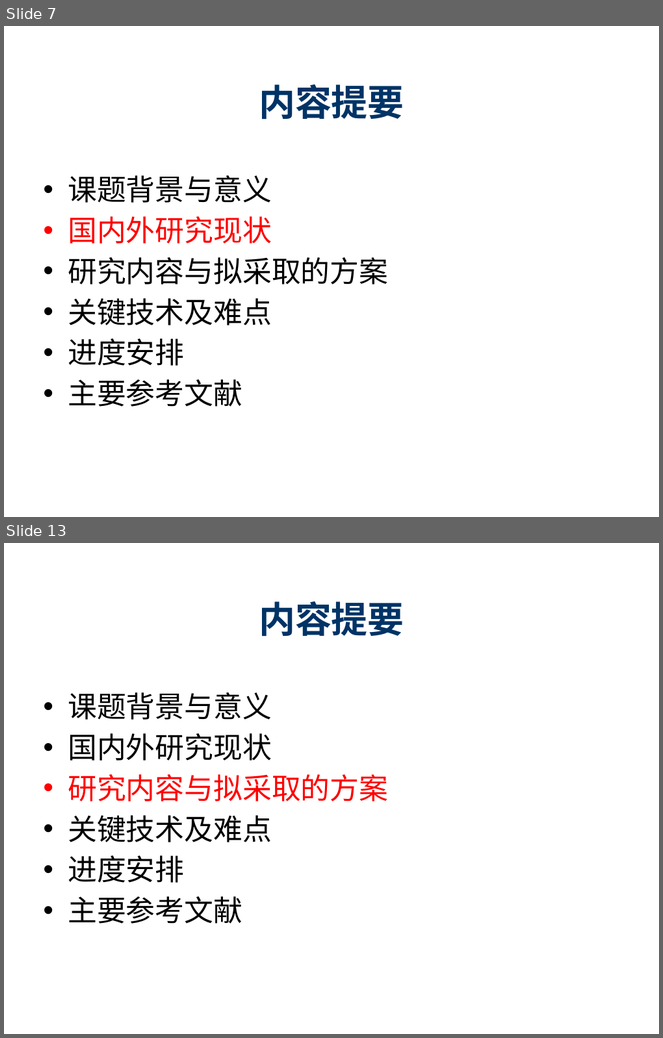
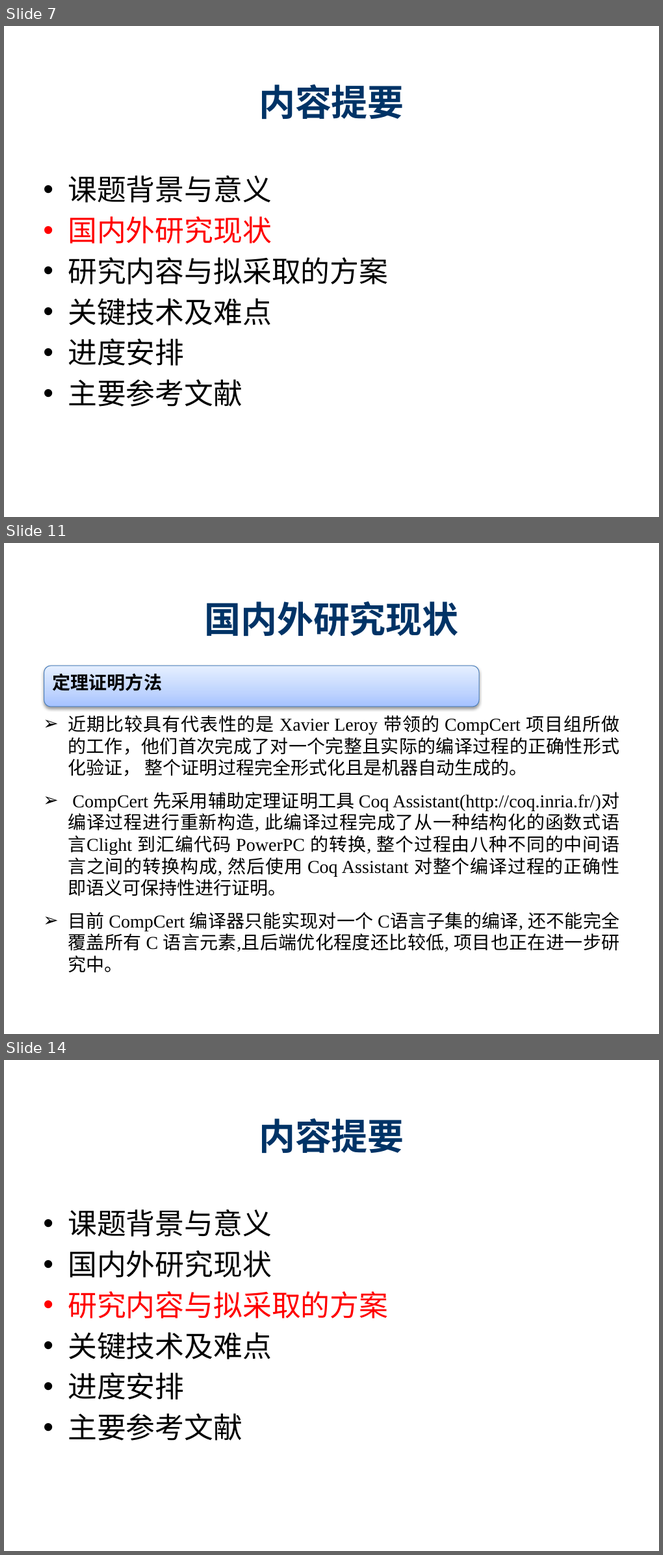
Before and after one commit to destiny1991/--2014--destiny, a slide deck: 开题/SY1406108_陈志伟_开题ppt.pptx. Shown one above the other, each under a label of ours: slides 7 and 13 before the commit, slides 7, 11 and 14 after it; the slides between them are not shown. The pictures are 663x1038 and 663x1555 pixels, drawn with LibreOffice and Linux fonts; fonts in the diff are those of the drawing; background and template pictures are left out. Boxes give left, top, right and bottom in pixels: in the first picture for what was removed or moved away, otherwise in the second. Text is boxed around its words. In the diff, an @@ line names an element or a change of style, - is before the commit and + after.

```diff
--- a/开题/SY1406108_陈志伟_开题ppt.pptx
+++ b/开题/SY1406108_陈志伟_开题ppt.pptx
@@ slide 11 added at bbox=[4, 543, 659, 1034], background #FFFFFF @@
@@ title added at bbox=[204, 601, 459, 636], 40 pt, text #003366, bold @@
+国内外研究现状
@@ rounded rectangle added at bbox=[44, 665, 479, 707], fill gradient #A4C4FF to #BFD4FF to #E6EEFF, outline #4B7EBC 0.75 pt, 20 pt, text #000000, bold @@
+定理证明方法
@@ text added at bbox=[68, 715, 620, 973], 20 pt, text #000000 @@
+➢ 近期比较具有代表性的是 Xavier Leroy 带领的 CompCert 项目组所做的工作，他们首次完成了对一个完整且实际的编译过程的正确性形式化验证， 整个证明过程完全形式化且是机器自动生成的。
+➢ CompCert 先采用辅助定理证明工具 Coq Assistant(http://coq.inria.fr/)对编译过程进行重新构造, 此编译过程完成了从一种结构化的函数式语言Clight 到汇编代码 PowerPC 的转换, 整个过程由八种不同的中间语言之间的转换构成, 然后使用 Coq Assistant 对整个编译过程的正确性即语义可保持性进行证明。
+➢ 目前 CompCert 编译器只能实现对一个 C语言子集的编译, 还不能完全覆盖所有 C 语言元素,且后端优化程度还比较低, 项目也正在进一步研究中。
@@ what was slide 13 is now slide 14 @@
```
Also in this commit, not shown: 15 slides changed, 1 other file.
